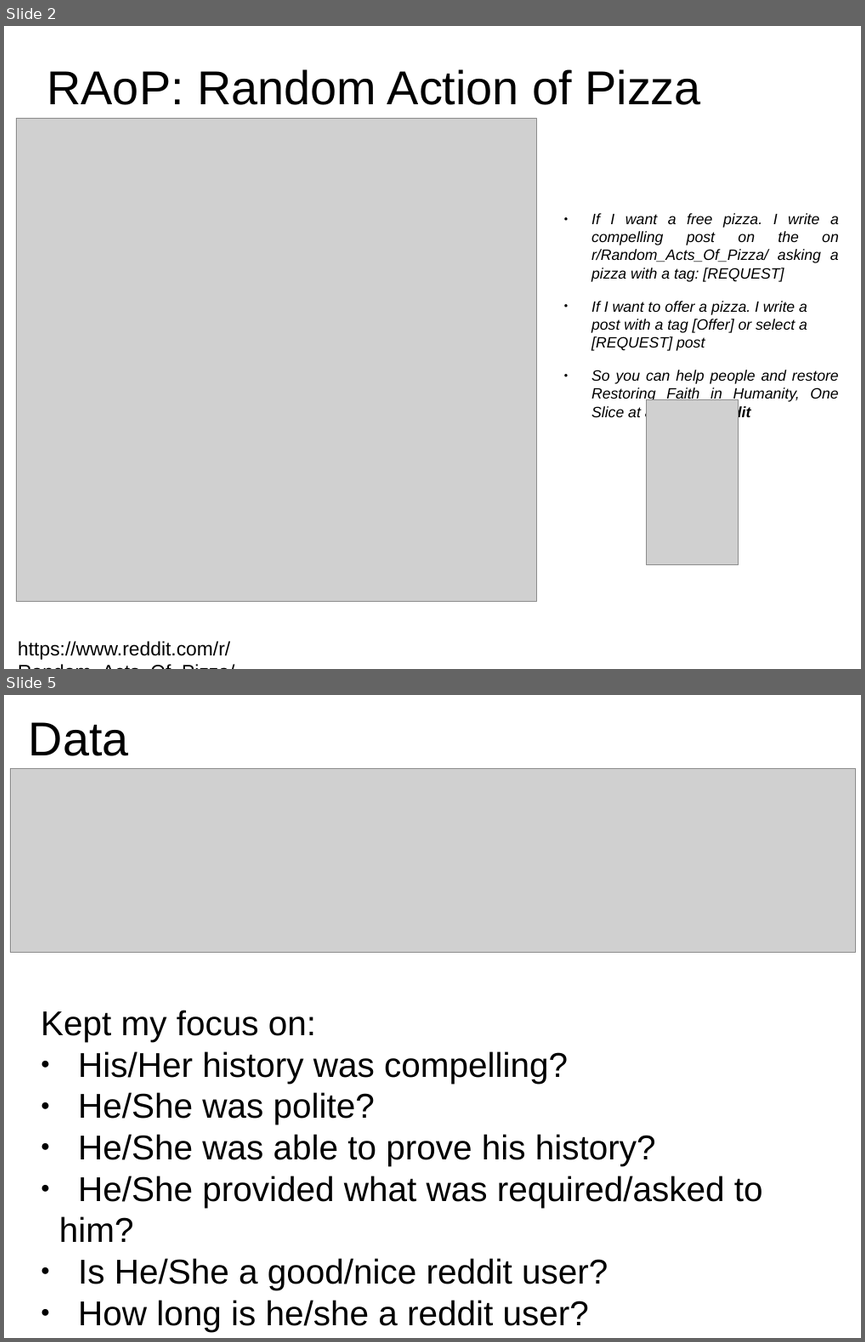
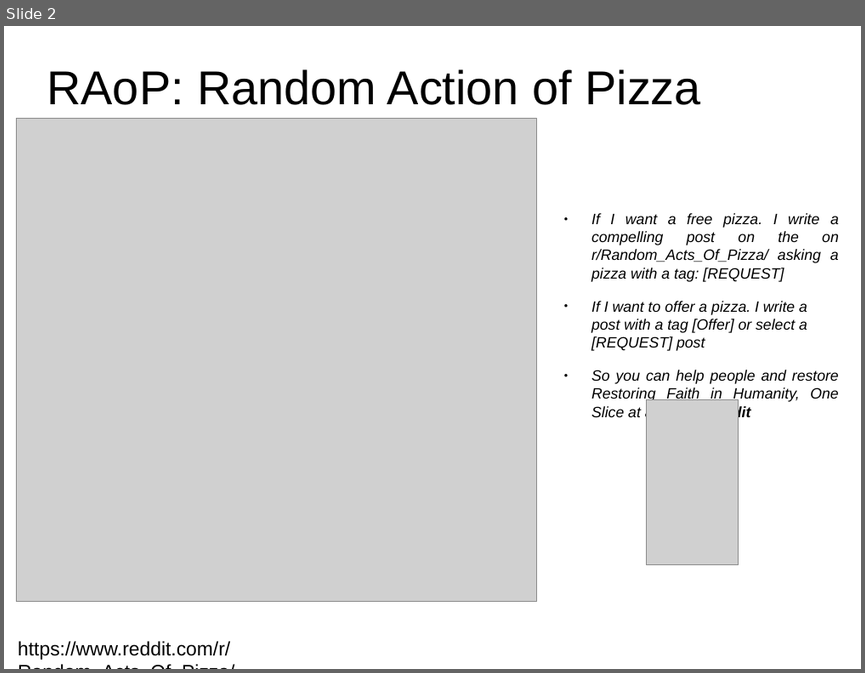
Before and after one commit to leandroohf/raop, a slide deck: doc/pres/pres.odp. Shown one above the other, each under a label of ours: slides 2 and 5 before the commit, slide 2 after it; the slides between them are not shown. The pictures are 865x1342 and 865x673 pixels, drawn with LibreOffice and Linux fonts; fonts in the diff are those of the drawing; grey boxes stand for pictures. Boxes give left, top, right and bottom in pixels: in the first picture for what was removed or moved away, otherwise in the second. Text is boxed around its words. In the diff, an @@ line names an element or a change of style, - is before the commit and + after.

```diff
--- a/doc/pres/pres.odp
+++ b/doc/pres/pres.odp
@@ slide 5 removed at (4,695,861,1338), background #FFFFFF @@
@@ title removed at (29,722,129,756) @@
-Data
@@ picture removed at (10,768,856,952) @@
@@ text removed at (41,1009,763,1332) @@
-Kept my focus on:
-● His/Her history was compelling?
-● He/She was polite?
-● He/She was able to prove his history?
-● He/She provided what was required/asked to him?
-● Is He/She a good/nice reddit user?
-● How long is he/she a reddit user?
```
Also in this commit, not shown: 3 slides changed, 1 slide added, 1 other slide removed.
